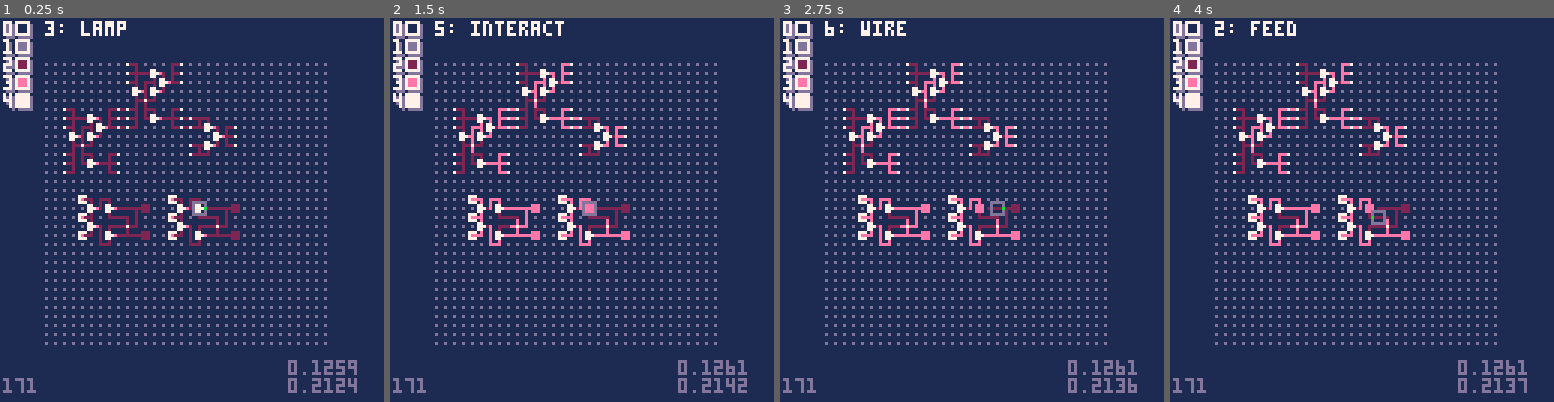
Above: before the commit, frames 1-4 (left to right).
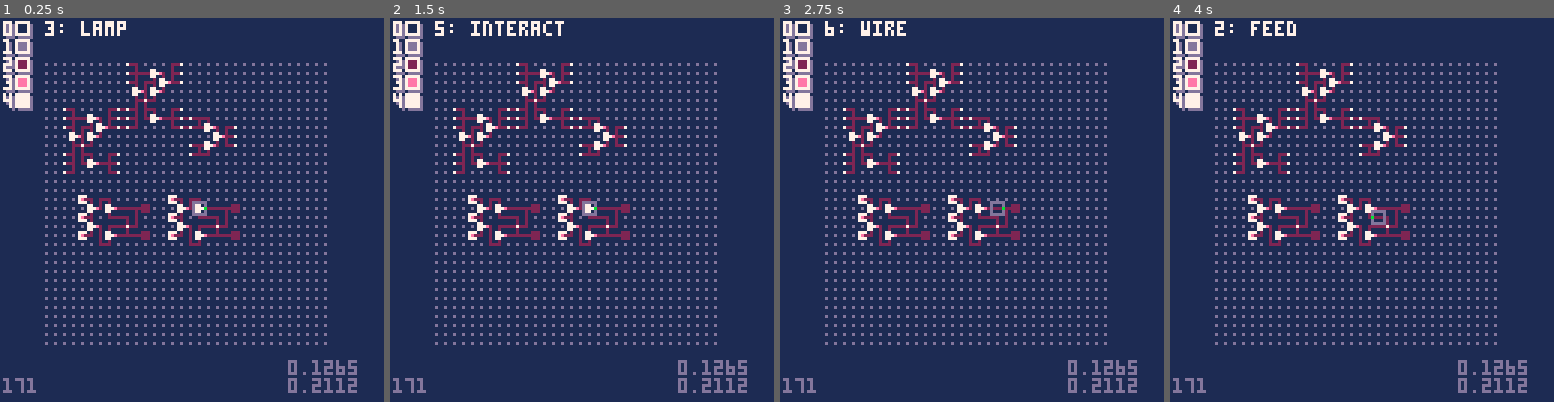
Above: after the commit, the same moments.

Repository: SestrenExsis/NANDGate
Game: PICO-8 cartridge nandgate.p8
Same seed, same stepped clock (60 frames per second), same inputs: the game is played once before the commit and once after it.
Inputs:
- Up to frame 1 (0.25 s): no input
- Up to frame 2 (1.5 s): tap X (X key) at 0.33, 1.07 s; tap O (Z key) at 0.7 s
- Up to frame 3 (2.75 s): hold Right 1.6-2.1 s; tap O (Z key) at 1.7, 2.1, 2.5 s; tap X (X key) at 1.85 s; hold Up 2.15-2.42 s; hold Right from 2.47 s (still down)
- Up to frame 4 (4 s): tap O (Z key) at 2.9, 3.3, 3.7 s; tap X (X key) at 2.97 s; release Right at 3.03 s; hold Left 3.08-3.58 s; hold Down 3.63-3.97 s

The runs differ from the first frame. In frame 1, 0.1% of the frame differs, in the area x 87-93%, y 89-98%; in frame 2, 1.7%; in frame 3, 1.8%, in the area x 21-93%, y 11-97%; in frame 4, 1.8%.

Commit message:
Draw rough draft of toolbox

Diff:
--- a/nandgate.p8
+++ b/nandgate.p8
@@ -407,7 +407,8 @@
 		"nand",
 		"-"
 		}
-	_tool=3
+	_toolidx=3
+	_toolbox=false
 	_g=grid:new(32,32)
 	cmds={}
 	for y=0,127 do
@@ -549,25 +550,27 @@
 	local lgx=_g.x
 	local lgy=_g.y
 	if btn(🅾️) then
+		_toolbox=true
 		local lf=btn(⬅️)
 		local rt=btn(➡️)
 		local up=btn(⬆️)
 		local dn=btn(⬇️)
 		if lf and not rt then
-			_tool=1
+			_toolidx=1
 		elseif rt and not lf then
-			_tool=3
+			_toolidx=3
 		else
-			_tool=2
+			_toolidx=2
 		end
 		if dn and not up then
-			_tool+=0
+			_toolidx+=0
 		elseif up and not dn then
-			_tool+=6
+			_toolidx+=6
 		else
-			_tool+=3
+			_toolidx+=3
 		end
 	else
+		_toolbox=false
 		if btnp(⬅️) then
 			_g:move(4,1)
 		elseif btnp(➡️) then
@@ -763,9 +766,6 @@
 	local sx=_g.x*3+_g.sx
 	local sy=_g.y*3+_g.sy
 	rect(sx-2,sy-2,sx+2,sy+2,1)
-	local msg=_tool..": "
-	msg=msg.._tools[_tool]
-	print(msg,15,1,4)
 	-- draw debug info
 	print(#_g.dvcs,1,120,1)
 	print(stat(0)/2048,96,114,1)
@@ -784,6 +784,18 @@
 			local dy=d[2]
 			pset(sx+2*dx,sy+2*dy,11)
 		end
+	end
+	-- draw toolbox
+	local msg=_toolidx..": "
+	msg=msg.._tools[_toolidx]
+	print(msg,15,1,4)
+	if _toolbox then
+		local lf=_g.sx+3*_g.x-6
+		local tp=_g.sy+3*_g.y-6
+		rectfill(lf,tp,lf+12,tp+12,1)
+		lf+=1+4*((_toolidx-1)%3)
+		tp+=1+4*flr((9-_toolidx)/3)
+		rectfill(lf,tp,lf+2,tp+2,0)
 	end
 end
 __gfx__
